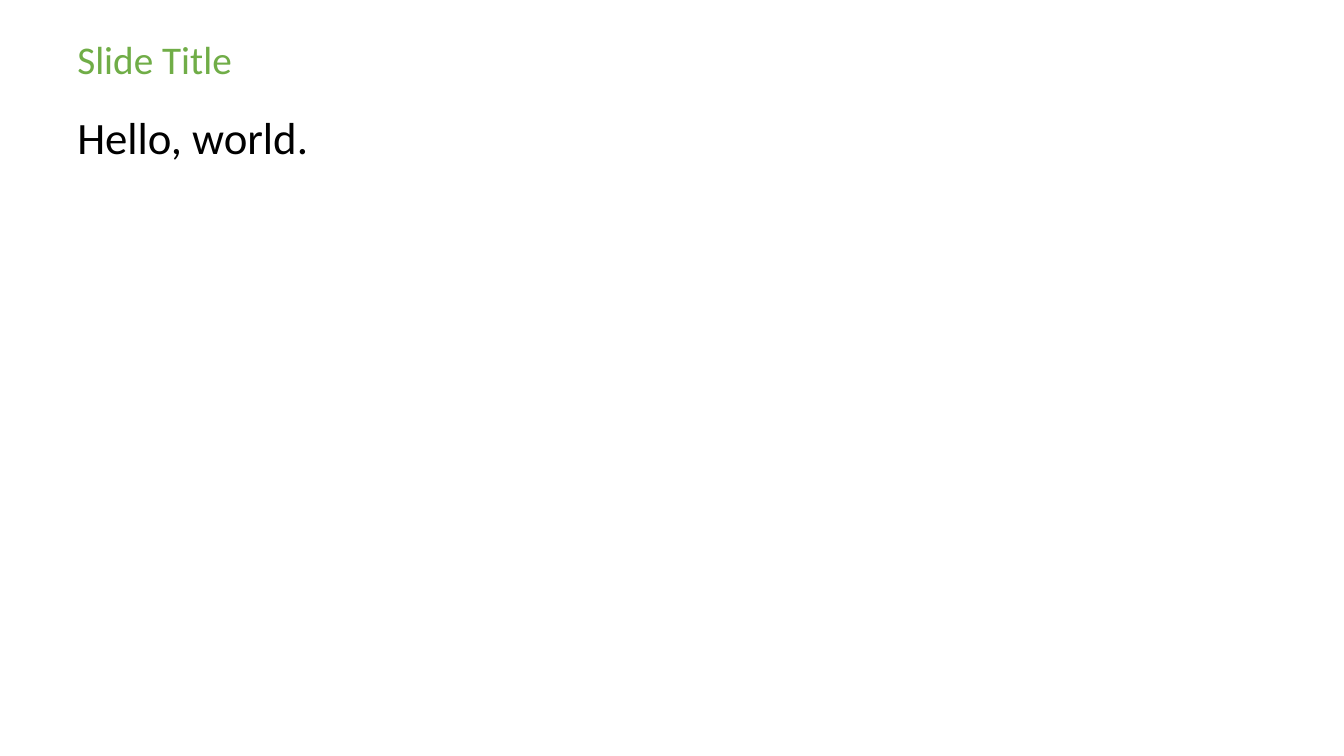
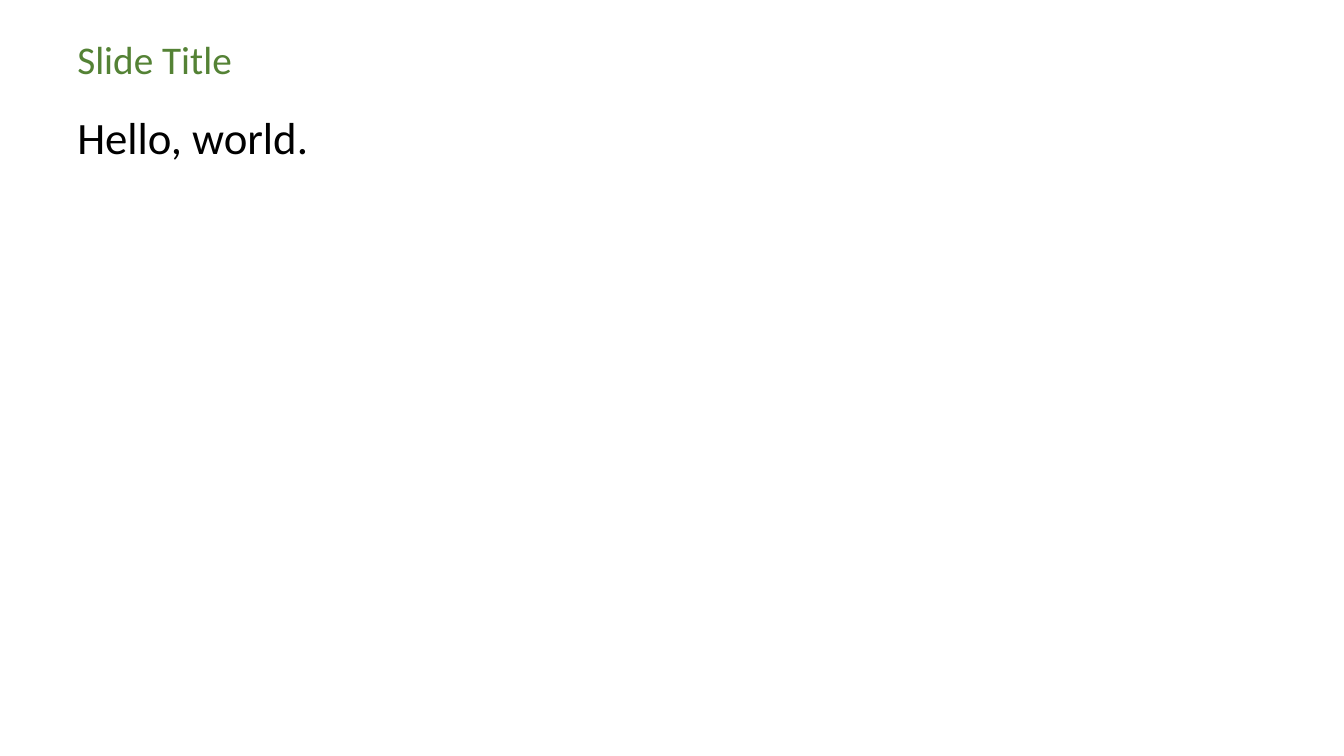
Before and after one commit to openstax/enki, a slide deck: slide 2 of bakery-src/scripts/ppt/custom-reference-en.pptx. Drawn at 1344x756 pixels with LibreOffice and Linux fonts; fonts in the diff are those of the drawing; background and template pictures are left out. Boxes give left, top, right and bottom in pixels: in the first picture for what was removed or moved away, otherwise in the second. Text is boxed around its words. In the diff, an @@ line names an element or a change of style, - is before the commit and + after.

```diff
--- a/bakery-src/scripts/ppt/custom-reference-en.pptx
+++ b/bakery-src/scripts/ppt/custom-reference-en.pptx
@@ title "Slide Title" at (x1=77, y1=46, x2=232, y2=75): text colour #70AD47 to #548235 @@
```
Also in this commit, not shown: 3 other slides changed, 6 other files.
